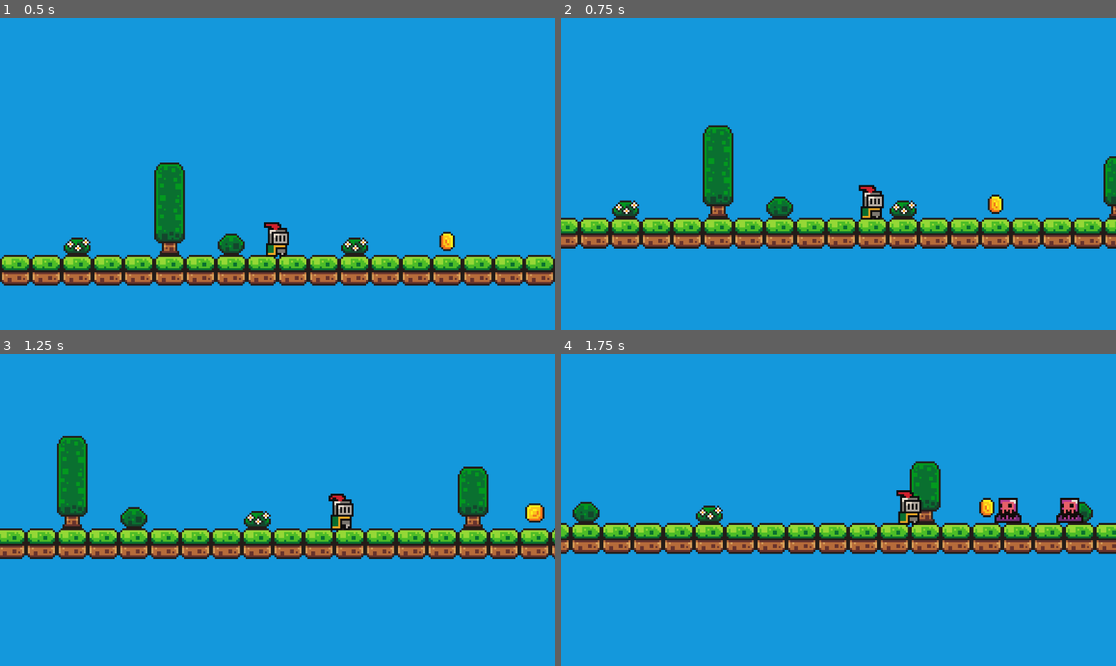
Above: before the commit, frames 1-4 (two rows, left to right).
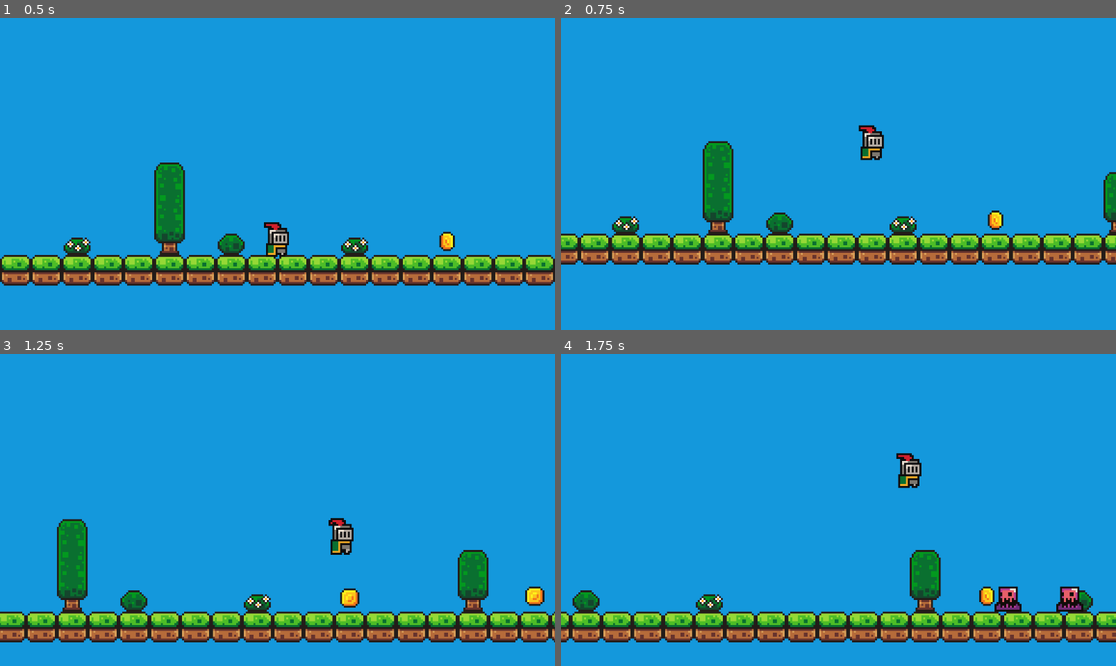
Above: after the commit, the same moments.

Repository: DivyaRasania/rip-off-mario
Game: Godot game, scene res://scenes/game.tscn
The game is run twice, just before and just after one commit, with the same random seed, the same clock (stepped at 60 frames per second) and the same inputs.
Inputs:
- Up to frame 1 (0.5 s): no input
- Up to frame 2 (0.75 s): hold Right (ui_right) from 0.53 s (still down); tap Space (jump, bound only after the commit) at 0.6 s
- Up to frame 3 (1.25 s): keep holding Right (ui_right); tap Space (jump, bound only after the commit) at 0.77, 1.07 s
- Up to frame 4 (1.75 s): keep holding Right (ui_right); tap Space (jump, bound only after the commit) at 1.35, 1.52 s

Frame 1 is identical in both runs. In frame 2, 17% of the frame differs, in the area x 0-100%, y 34-80%; in frame 3, 25%, in the area x 0-100%, y 26-93%; in frame 4, 24%.

Commit message:
Mapped input keys and changed player script to use those input keys

Diff:
--- a/project.godot
+++ b/project.godot
@@ -15,6 +15,27 @@
 config/features=PackedStringArray("4.3", "Forward Plus")
 config/icon="res://icon.svg"
 
+[input]
+
+jump={
+"deadzone": 0.5,
+"events": [Object(InputEventKey,"resource_local_to_scene":false,"resource_name":"","device":-1,"window_id":0,"alt_pressed":false,"shift_pressed":false,"ctrl_pressed":false,"meta_pressed":false,"pressed":false,"keycode":0,"physical_keycode":32,"key_label":0,"unicode":32,"location":0,"echo":false,"script":null)
+, Object(InputEventKey,"resource_local_to_scene":false,"resource_name":"","device":-1,"window_id":0,"alt_pressed":false,"shift_pressed":false,"ctrl_pressed":false,"meta_pressed":false,"pressed":false,"keycode":0,"physical_keycode":4194320,"key_label":0,"unicode":0,"location":0,"echo":false,"script":null)
+]
+}
+move_left={
+"deadzone": 0.5,
+"events": [Object(InputEventKey,"resource_local_to_scene":false,"resource_name":"","device":-1,"window_id":0,"alt_pressed":false,"shift_pressed":false,"ctrl_pressed":false,"meta_pressed":false,"pressed":false,"keycode":0,"physical_keycode":65,"key_label":0,"unicode":97,"location":0,"echo":false,"script":null)
+, Object(InputEventKey,"resource_local_to_scene":false,"resource_name":"","device":-1,"window_id":0,"alt_pressed":false,"shift_pressed":false,"ctrl_pressed":false,"meta_pressed":false,"pressed":false,"keycode":0,"physical_keycode":4194319,"key_label":0,"unicode":0,"location":0,"echo":false,"script":null)
+]
+}
+move_right={
+"deadzone": 0.5,
+"events": [Object(InputEventKey,"resource_local_to_scene":false,"resource_name":"","device":-1,"window_id":0,"alt_pressed":false,"shift_pressed":false,"ctrl_pressed":false,"meta_pressed":false,"pressed":false,"keycode":0,"physical_keycode":68,"key_label":0,"unicode":100,"location":0,"echo":false,"script":null)
+, Object(InputEventKey,"resource_local_to_scene":false,"resource_name":"","device":-1,"window_id":0,"alt_pressed":false,"shift_pressed":false,"ctrl_pressed":false,"meta_pressed":false,"pressed":false,"keycode":0,"physical_keycode":4194321,"key_label":0,"unicode":0,"location":0,"echo":false,"script":null)
+]
+}
+
 [rendering]
 
 textures/canvas_textures/default_texture_filter=0
--- a/scripts/player.gd
+++ b/scripts/player.gd
@@ -9,12 +9,12 @@
 		velocity += get_gravity() * delta
 
 	# Handle jump.
-	if Input.is_action_just_pressed("ui_up") and is_on_floor():
+	if Input.is_action_just_pressed("jump") and is_on_floor():
 		velocity.y = JUMP_VELOCITY
 
 	# Get the input direction and handle the movement/deceleration.
 	# As good practice, you should replace UI actions with custom gameplay actions.
-	var direction := Input.get_axis("ui_left", "ui_right")
+	var direction := Input.get_axis("move_left", "move_right")
 	if direction:
 		velocity.x = direction * SPEED
 	else:
